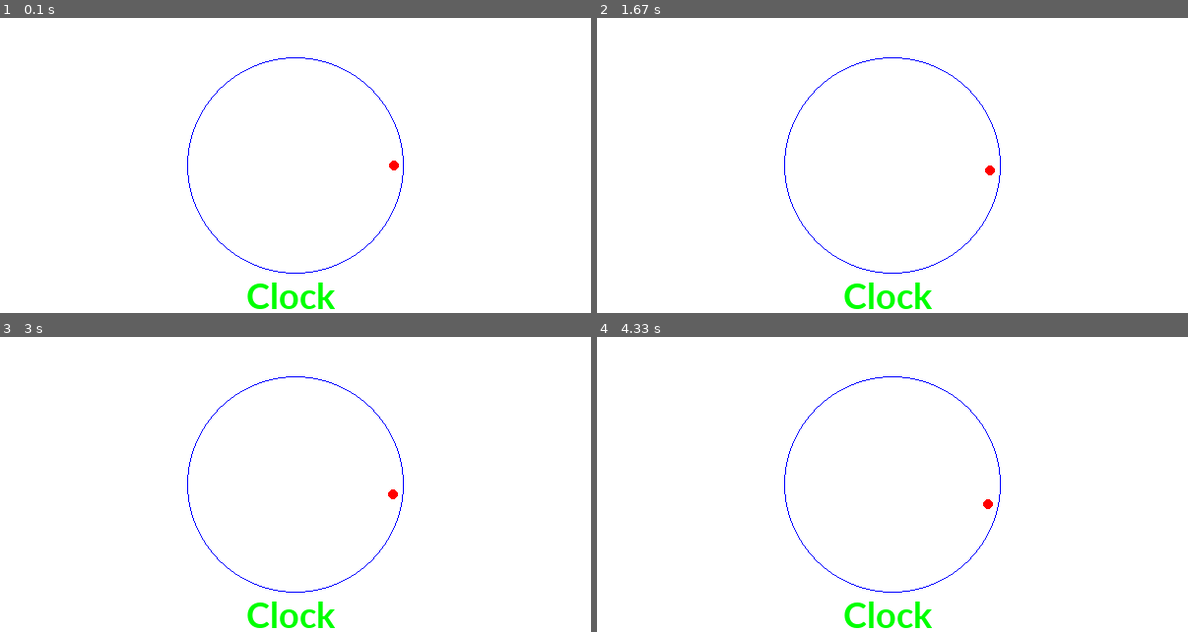
Above: before the commit, frames 1-4 (two rows, left to right).
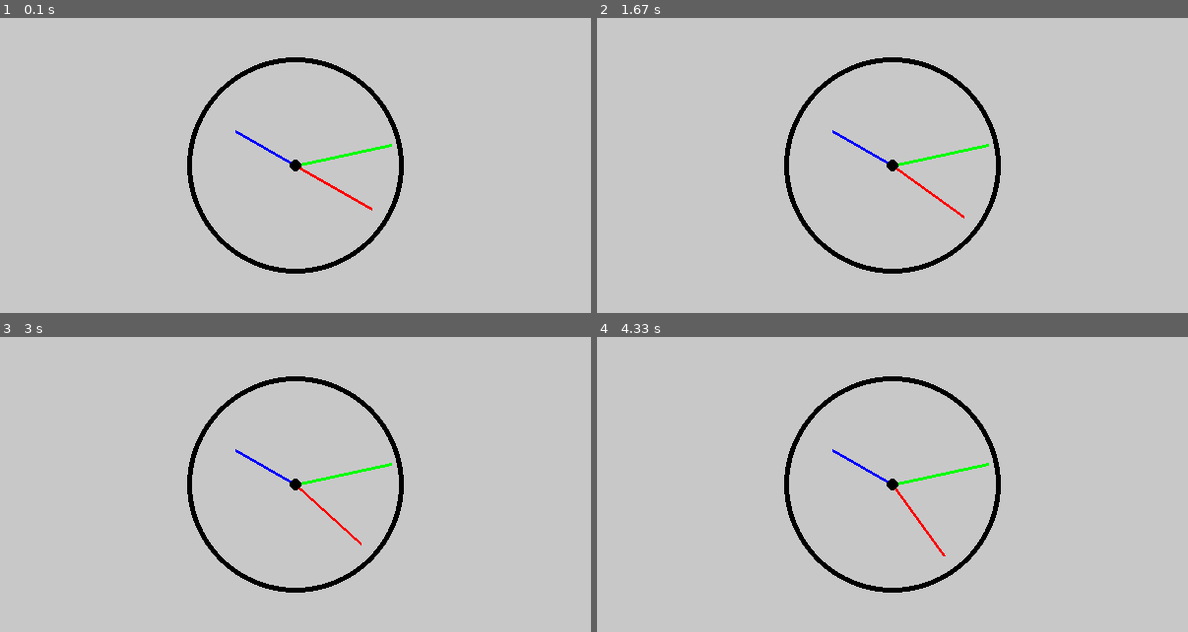
Above: after the commit, the same moments.

Repository: rahul38888/coding_practice
Game: pygame game, started from src/practices/pygame/TickingClock.py
The game is run twice, just before and just after one commit, with the same random seed, the same clock (stepped at 60 frames per second) and the same inputs.
Inputs:
- Up to frame 1 (0.1 s): no input
- Up to frame 2 (1.67 s): no input
- Up to frame 3 (3 s): no input
- Up to frame 4 (4.33 s): no input

The runs differ from the first frame. In frame 1, 100% of the frame differs, in the area x 0-100%, y 0-100%; in frame 2, 100%; in frame 3, 100%; in frame 4, 100%.

Commit message:
working pygames

Diff:
--- a/src/practices/pygame/TickingClock.py
+++ b/src/practices/pygame/TickingClock.py
@@ -1,34 +1,94 @@
-# National Flag
-import pygame, sys
+import enum
 import math
-from pygame.locals import *
+from datetime import datetime
+from typing import List
+
+import pygame
+import sys
+from pygame import Surface
+from pygame.color import Color
+from pygame.locals import QUIT
 
 pygame.init()
 
-D = pygame.display.set_mode((600, 300), 0, 32)
+width = 600
+height = 300
+surface = pygame.display.set_mode((width, height), 0, 32)
 pygame.display.set_caption('Tick Tock!')
 
-i = 0
-p = 0
-a = 0
-b = 0
-j = math.pi / 60
-
-W = (255, 255, 255)
-R = (255, 0, 0)
-B = (0, 0, 255)
-G = (0, 255, 0)
+black = Color(0, 0, 0)
+white = Color(200, 200, 200)
+red = Color(255, 0, 0)
+blue = Color(0, 0, 255)
+green = Color(0, 255, 0)
 
 font = pygame.font.SysFont('Calibri', 40, True, False)
-text = font.render("Clock", True, G)
+text = font.render("Clock", True, green)
+frame_rate = 1
 clock = pygame.time.Clock()
 
-D.fill(W)
-pygame.draw.ellipse(D, B, (190, 40, 220, 220), 1)
-D.blit(text, [250, 260])
+surface.blit(text, [250, 260])
 
-# music=pygame.mixer.Sound('match5.wav')
+# music = pygame.mixer.Sound('match5.wav')
 # music.play(0,0,0)
+
+
+class TimeAttr(enum.Enum):
+    SECOND = ("second", 60)
+    MINUTE = ("minute", 60)
+    HOUR = ("hour", 12)
+
+
+class ClockHand:
+    def __init__(self, parent_clock: "ClockObject", time_att: TimeAttr, length: int, color: Color):
+        self.parent_clock = parent_clock
+        self.time_att = time_att
+        self.length = length
+        self.color = color
+        self.world_pos = None
+
+    def recalculate(self, time=datetime.now()):
+        att_max = self.time_att.value[1]
+        value = int(time.__getattribute__(self.time_att.value[0]))
+        angle = (2 * math.pi * value) / att_max
+        w_offset = self.parent_clock.center[0] + self.length * math.sin(angle)
+        h_offset = self.parent_clock.center[1] - self.length * math.cos(angle)
+        self.world_pos = (w_offset, h_offset)
+
+    def render(self, display: Surface):
+        pygame.draw.line(display, self.color, self.parent_clock.center, self.world_pos, 3)
+
+
+class ClockObject:
+    def __init__(self, center: tuple, radius: int, color: Color, boundary_width: int = 5, knob_radius: int = 6):
+        self.center = center
+        self.radius = radius
+        self.color = color
+        self.boundary_width = boundary_width
+        self.knob_radius = knob_radius
+        self.hands: List[ClockHand] = list()
+
+    def add_hand(self, time_att: TimeAttr, length: int, color: Color):
+        self.hands.append(ClockHand(self, time_att, length, color))
+
+    def recalculate(self, time=datetime.now()):
+        for hand in self.hands:
+            hand.recalculate(time)
+
+    def render(self, display: Surface):
+        pygame.draw.ellipse(display, self.color, (self.center[0] - self.radius, self.center[1] - self.radius,
+                                                  2 * self.radius, 2 * self.radius), self.boundary_width)
+        for hand in self.hands:
+            hand.render(display)
+
+        pygame.draw.circle(display, self.color, self.center, self.knob_radius)
+
+
+start_time = datetime.now()
+clock_object = ClockObject((width // 2, height // 2), 110, black)
+clock_object.add_hand(TimeAttr.HOUR, 70, blue)
+clock_object.add_hand(TimeAttr.MINUTE, 100, green)
+clock_object.add_hand(TimeAttr.SECOND, 90, red)
 
 if __name__ == '__main__':
     while True:
@@ -36,13 +96,10 @@
             if event.type == QUIT:
                 pygame.quit()
                 sys.exit()
-            # for i in range(20000):
-        pygame.draw.rect(D, W, (a - 5, b - 5, 10, 10))
-        a = 300 + 100 * math.cos(i)
-        b = 150 + 100 * math.sin(i)
-        pygame.draw.ellipse(D, R, (a - 5, b - 5, 10, 10))
-        p = p + 1
-        i = p * j
+
+        pygame.draw.rect(surface, white, (0, 0, width, height))
+        clock_object.recalculate(datetime.now())
+        clock_object.render(surface)
 
         pygame.display.update()
-        clock.tick(1)
+        clock.tick(frame_rate)
Renamed: src/practices/pygame/BouncingBallSimulator.py -> src/practices/pygame/bouncing_ball/BouncingBallSimulator.py
Renamed: src/practices/pygame/Tree_Short.png -> src/practices/pygame/bouncing_ball/Tree_Short.png
Renamed: src/practices/pygame/Tree_Tall.png -> src/practices/pygame/bouncing_ball/Tree_Tall.png
Renamed: src/practices/pygame/Tree_Ugly.png -> src/practices/pygame/bouncing_ball/Tree_Ugly.png
Renamed: src/practices/pygame/ball.png -> src/practices/pygame/bouncing_ball/ball.png
Renamed: src/practices/pygame/ShootTheRed.py -> src/practices/pygame/shooting_game/ShootTheRed.py
Not shown, added: src/practices/pygame/shooting_game/badswap.wav
Not shown, added: src/practices/pygame/shooting_game/match2.wav
